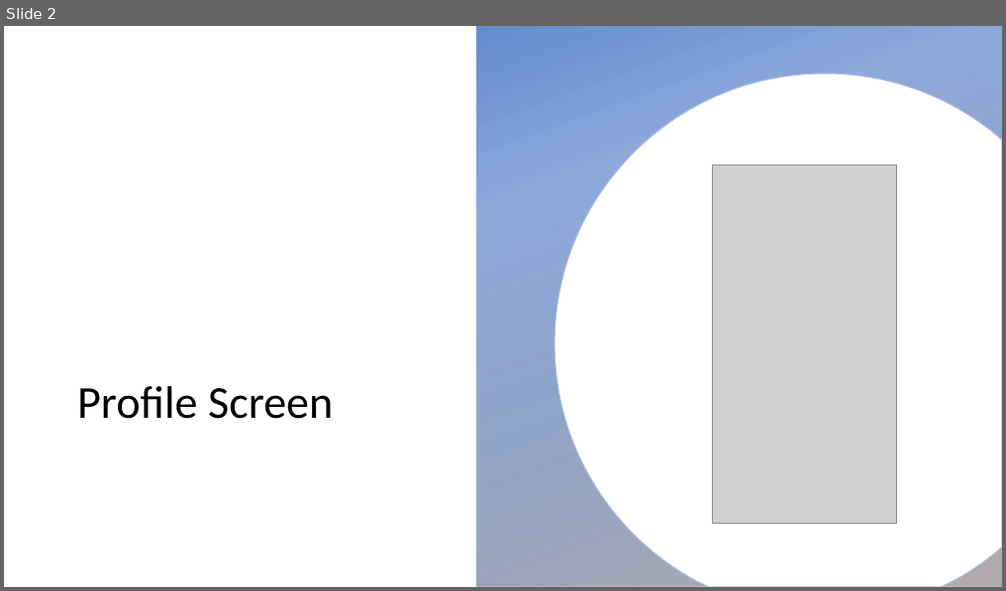
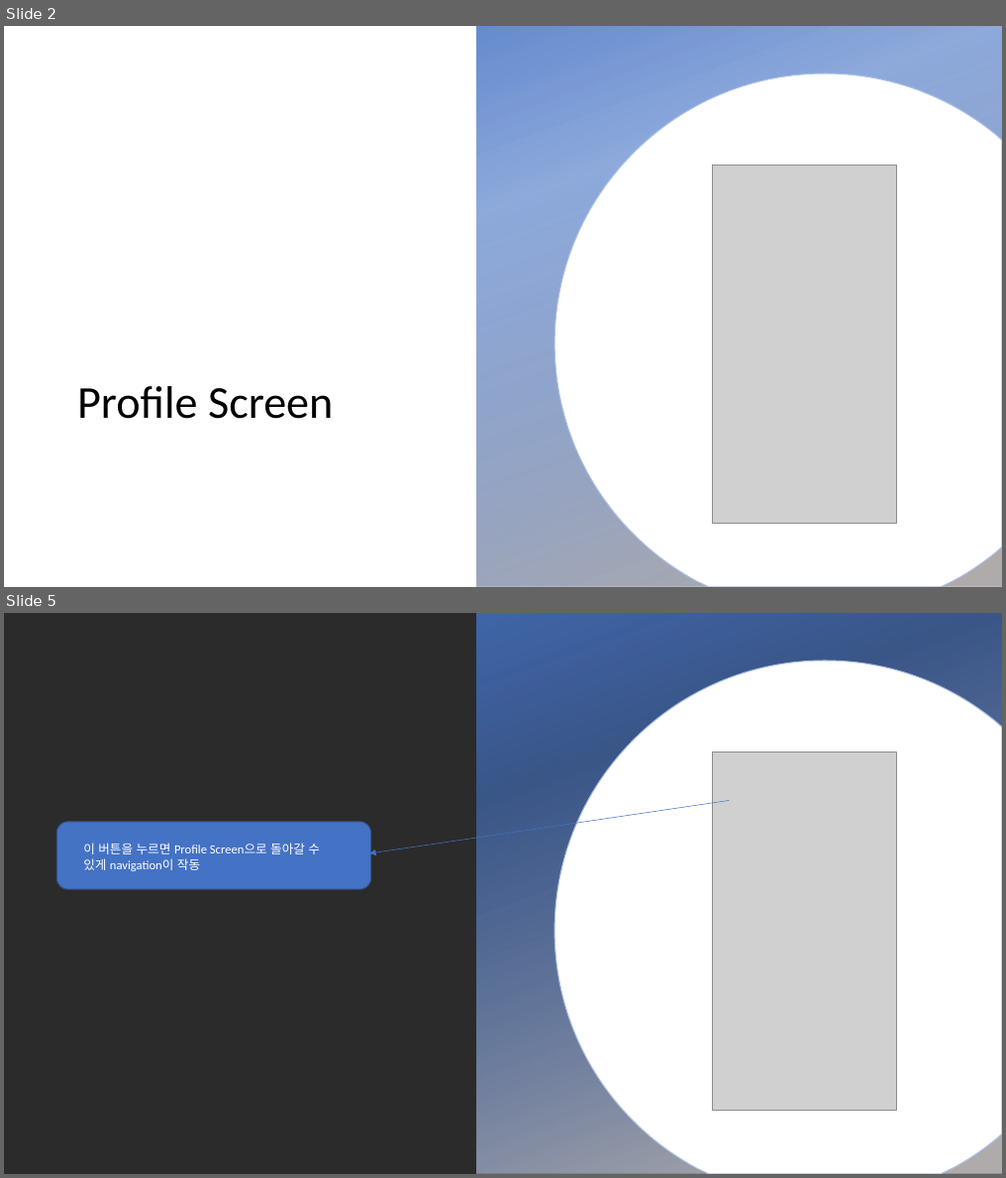
Before and after one commit to yjin910/Technonia_i_app, a slide deck: App_UI_design.pptx. Shown one above the other, each under a label of ours: slide 2 before the commit, slides 2 and 5 after it; the slides between them are not shown. The pictures are 1006x591 and 1006x1178 pixels, drawn with LibreOffice and Linux fonts; fonts in the diff are those of the drawing; grey boxes stand for pictures; background and template pictures are left out; a plain dark background stands for a picture behind light text. Boxes give left, top, right and bottom in pixels: in the first picture for what was removed or moved away, otherwise in the second. Text is boxed around its words. In the diff, an @@ line names an element or a change of style, - is before the commit and + after.

```diff
--- a/App_UI_design.pptx
+++ b/App_UI_design.pptx
@@ slide 5 added at (x1=4, y1=613, x2=1002, y2=1174), background picture (left out) @@
@@ rectangle added at (x1=476, y1=613, x2=1002, y2=1174), fill gradient #4472C4 to #AFABAB @@
@@ freeform shape added at (x1=555, y1=661, x2=1002, y2=1174), fill #FFFFFF, outline #AFABAB 1 pt @@
@@ picture added at (x1=712, y1=753, x2=897, y2=1111) @@
@@ arrow added from (730, 801) to (370, 854), #4472C4 0.5 pt @@
@@ rounded rectangle added at (x1=57, y1=822, x2=371, y2=889), fill #4472C4, outline #325491 1 pt @@
@@ text added at (x1=83, y1=843, x2=320, y2=871), 12 pt, text #FFFFFF @@
+이 버튼을 누르면 Profile Screen으로 돌아갈 수 있게 navigation이 작동
```
Also in this commit, not shown: 3 slides changed, 5 other slides added, 3 other files.
